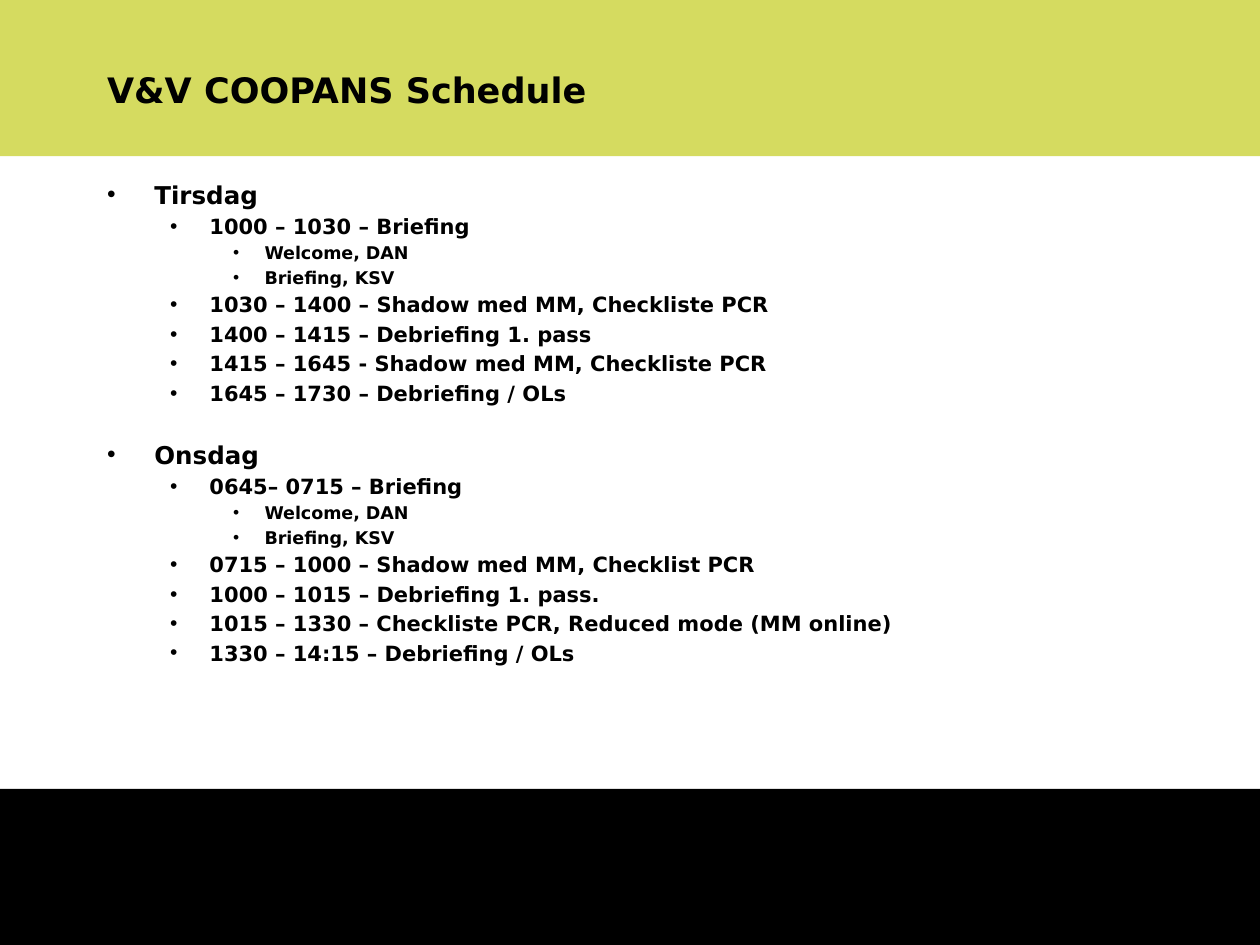
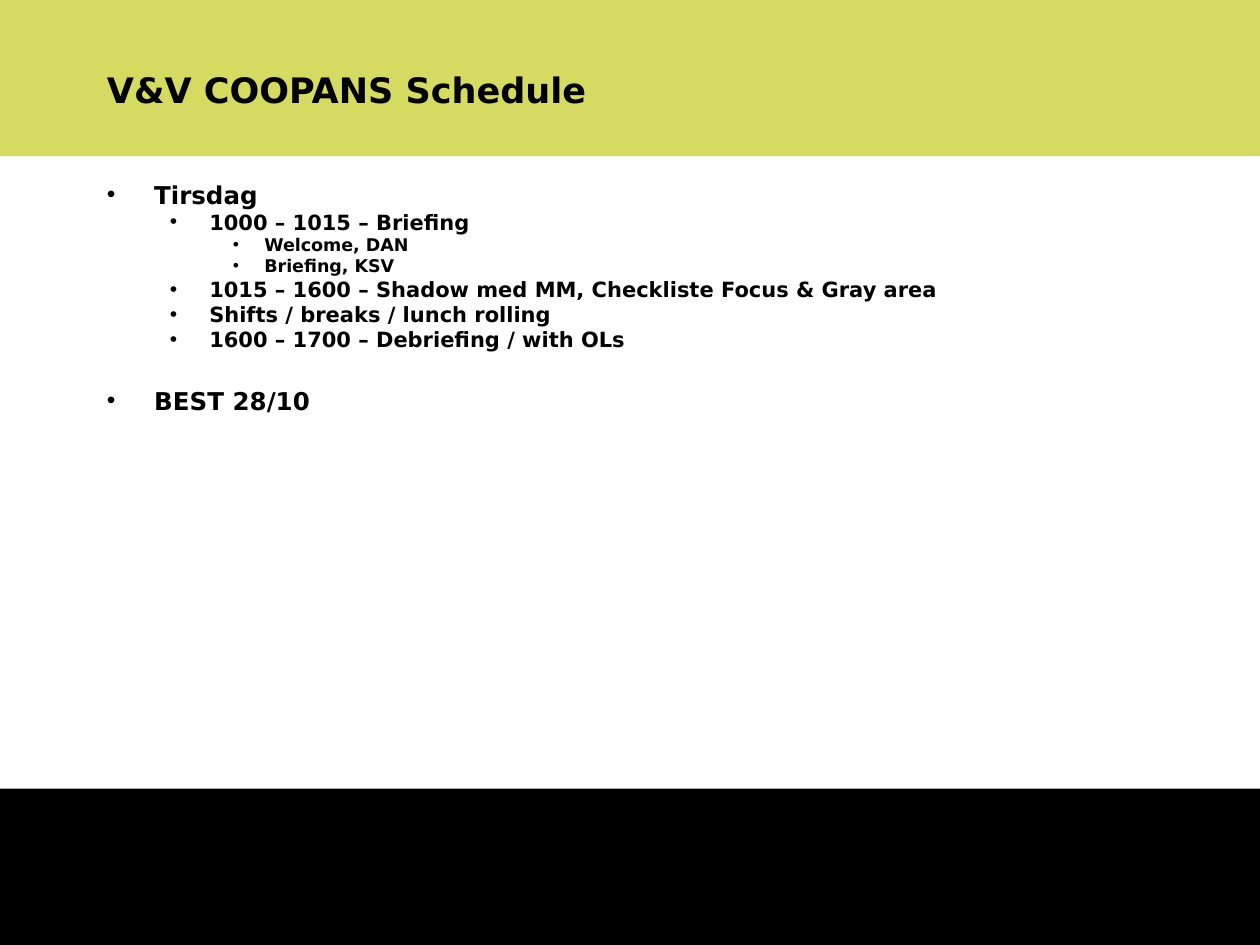
Before and after one commit to danchrist/officedoc, a slide deck: slide 2 of agenda_2016W34_1 [632300].pptx. Drawn at 1260x945 pixels with LibreOffice and Linux fonts; fonts in the diff are those of the drawing; background and template pictures are left out. Boxes give left, top, right and bottom in pixels: in the first picture for what was removed or moved away, otherwise in the second. Text is boxed around its words. In the diff, an @@ line names an element or a change of style, - is before the commit and + after.

```diff
--- a/agenda_2016W34_1 [632300].pptx
+++ b/agenda_2016W34_1 [632300].pptx
@@ text at bbox=[154, 185, 409, 276]: indent changed; less space between paragraphs @@
@@ text at bbox=[209, 214, 469, 235]: text changed @@
-  • 1000 – 1030 – Briefing
+  • 1000 – 1015 – Briefing
@@ text at bbox=[154, 281, 937, 413]: text changed @@
-  • 1030 – 1400 – Shadow med MM, Checkliste PCR
-  • 1400 – 1415 – Debriefing 1. pass
-  • 1415 – 1645 - Shadow med MM, Checkliste PCR
-  • 1645 – 1730 – Debriefing / OLs
-• Onsdag
-  • 0645– 0715 – Briefing
-    • Welcome, DAN
-    • Briefing, KSV
-  • 0715 – 1000 – Shadow med MM, Checklist PCR
-  • 1000 – 1015 – Debriefing 1. pass.
-  • 1015 – 1330 – Checkliste PCR, Reduced mode (MM online)
-  • 1330 – 14:15 – Debriefing / OLs
+  • 1015 – 1600 – Shadow med MM, Checkliste Focus & Gray area
+  • Shifts / breaks / lunch rolling
+  • 1600 – 1700 – Debriefing / with OLs
+• BEST 28/10
```
Also in this commit, not shown: 9 other slides changed.
